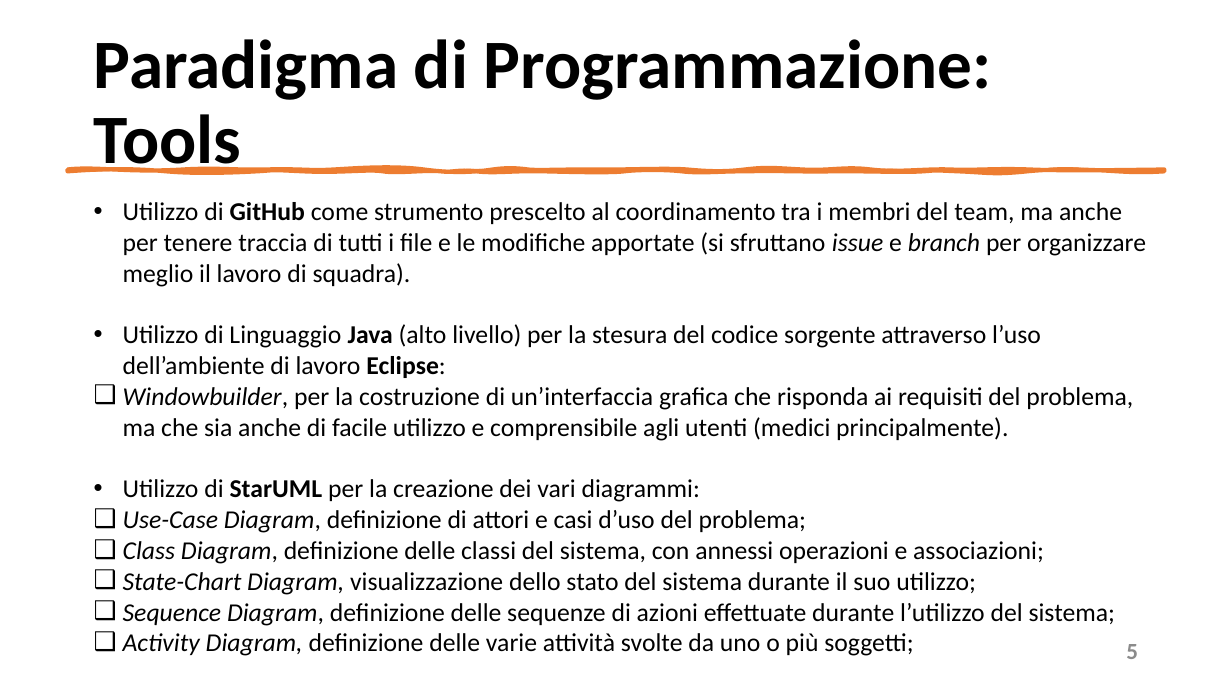
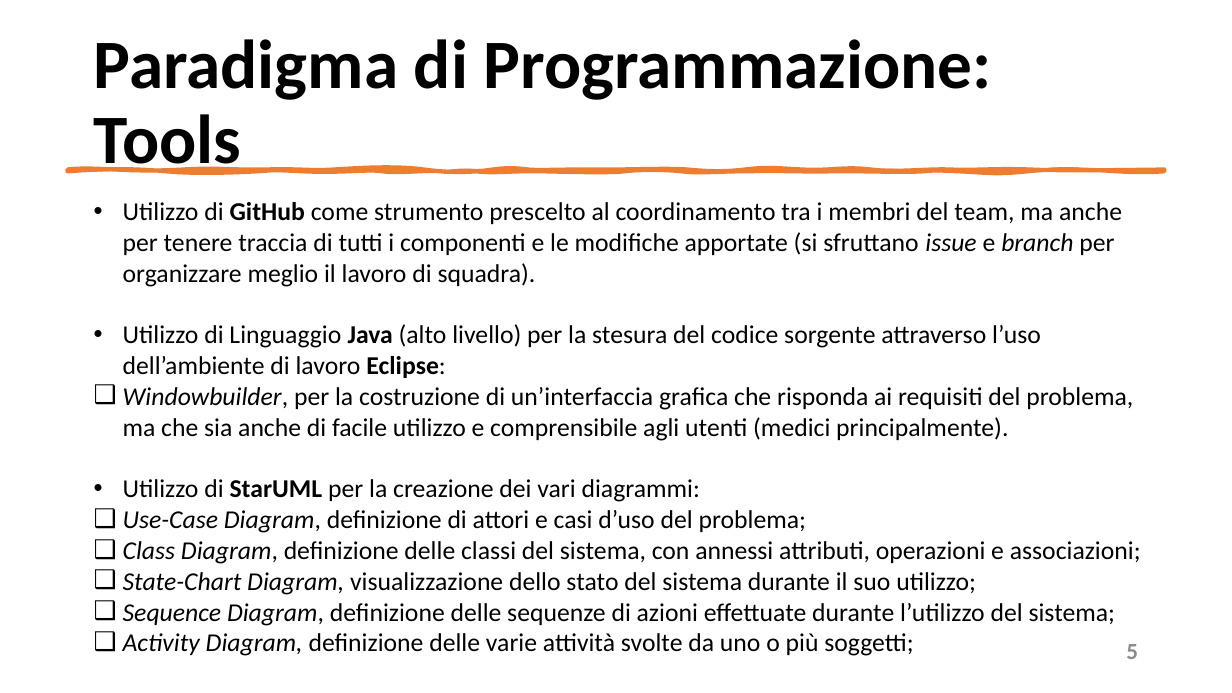
Before and after one commit to mangilimatteo/Progetto_Ingegneria_Software_Cattaneo_Mangili_Saini, a slide deck: slide 5 of Presentazione/Presentazione_Progetto.pptx. Drawn at 1232x693 pixels with LibreOffice and Linux fonts; fonts in the diff are those of the drawing. Boxes give left, top, right and bottom in pixels: in the first picture for what was removed or moved away, otherwise in the second. Text is boxed around its words. In the diff, an @@ line names an element or a change of style, - is before the commit and + after.

```diff
--- a/Presentazione/Presentazione_Progetto.pptx
+++ b/Presentazione/Presentazione_Progetto.pptx
@@ text at [123, 202, 1122, 287]: text changed @@
-• Utilizzo di GitHub come strumento prescelto al coordinamento tra i membri del team, ma anche per tenere traccia di tutti i file e le modifiche apportate (si sfruttano issue e branch per organizzare meglio il lavoro di squadra).
+• Utilizzo di GitHub come strumento prescelto al coordinamento tra i membri del team, ma anche per tenere traccia di tutti i componenti e le modifiche apportate (si sfruttano issue e branch per organizzare meglio il lavoro di squadra).
@@ text at [123, 541, 1141, 564]: text changed @@
-❑ Class Diagram, definizione delle classi del sistema, con annessi operazioni e associazioni;
+❑ Class Diagram, definizione delle classi del sistema, con annessi attributi, operazioni e associazioni;
```
Also in this commit, not shown: 11 other slides changed.
